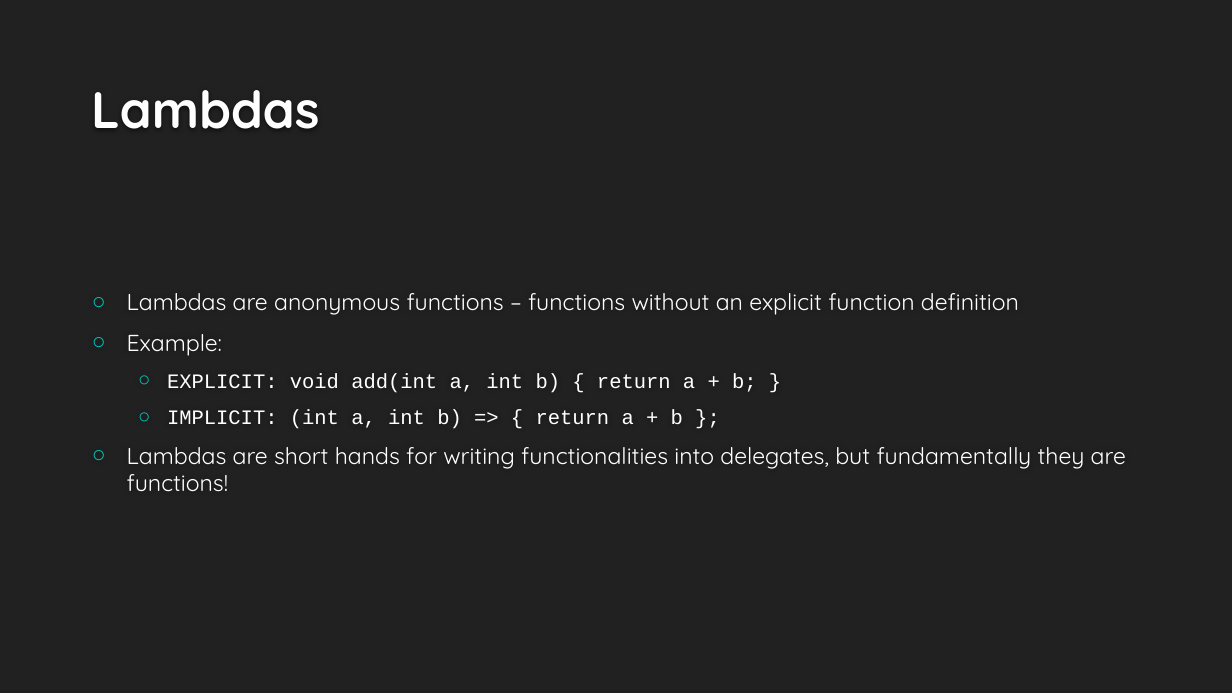
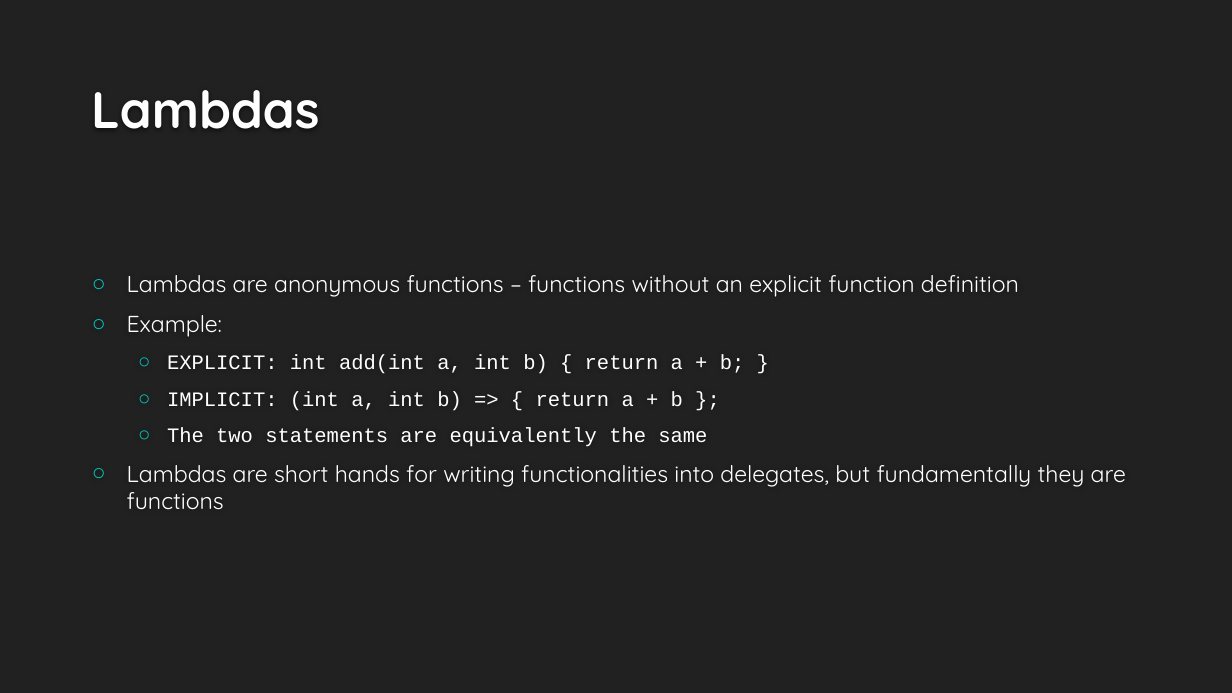
Before and after one commit to psuong/editor-scripting-class, a slide deck: slide 15 of Editor Scripting in Unity.pptx (slide 11 before the commit). Drawn at 1232x693 pixels with LibreOffice and Linux fonts; fonts in the diff are those of the drawing; background and template pictures are left out. Boxes give left, top, right and bottom in pixels: in the first picture for what was removed or moved away, otherwise in the second. Text is boxed around its words. In the diff, an @@ line names an element or a change of style, - is before the commit and + after.

Commit message:
Updates the ppt and adds an element height into the reordableList.

```diff
--- a/Editor Scripting in Unity.pptx
+++ b/Editor Scripting in Unity.pptx
@@ text at [167, 355, 745, 374]: text changed @@
-  ○ EXPLICIT: void add(int a, int b) { return a + b; }
+  ○ EXPLICIT: int add(int a, int b) { return a + b; }
@@ text at [127, 428, 1126, 510]: text changed @@
-○ Lambdas are short hands for writing functionalities into delegates, but fundamentally they are functions!
+  ○ The two statements are equivalently the same
+○ Lambdas are short hands for writing functionalities into delegates, but fundamentally they are functions
```
Also in this commit, not shown: 6 other slides changed, 4 slides added, 5 other files.
